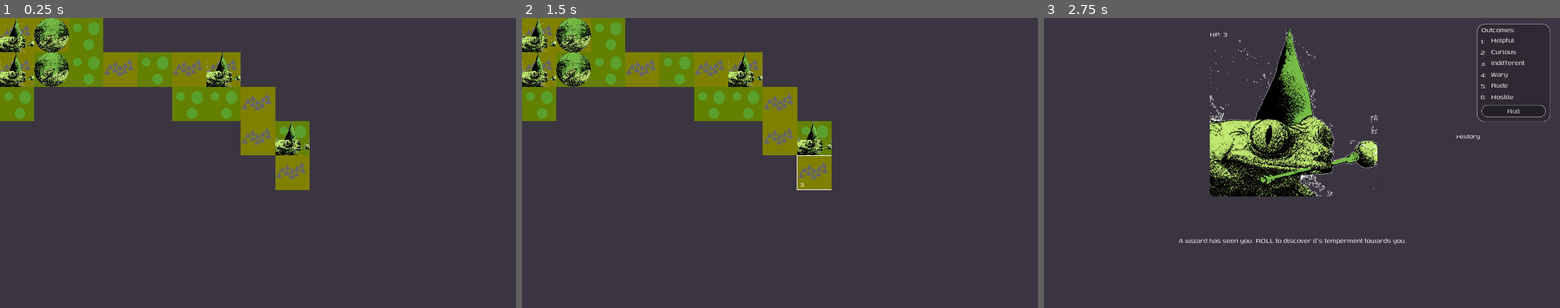
Above: before the commit, frames 1-3 (left to right).
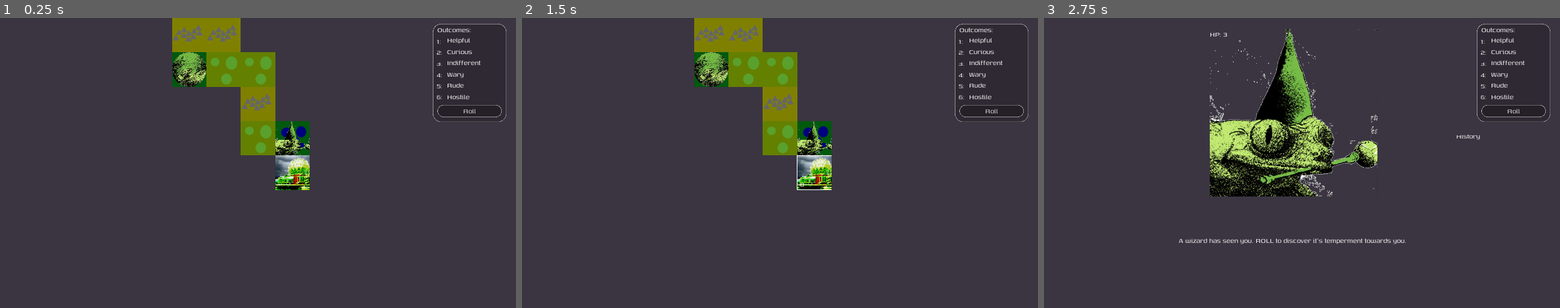
Above: after the commit, the same moments.

Repository: RoxT/WizardFrog
Game: Godot game, scene res://Map.tscn
The game is run twice, just before and just after one commit, with the same random seed, the same clock (stepped at 60 frames per second) and the same inputs. The engine's default icon, where the game draws it, is replaced by a stand-in: a white triangle on a blue panel in a dark square.
Inputs:
- Up to frame 1 (0.25 s): no input
- Up to frame 2 (1.5 s): click "4" at 0.5 s; click "3" (after the commit: "0") at 1.25 s
- Up to frame 3 (2.75 s): click "4" at 2 s

The runs differ from the first frame. In frame 1, 16% of the frame differs, in the area x 0-99%, y 0-60%; in frame 2, 16%; in frame 3, nothing differs.

Commit message:
science world

Diff:
--- a/Proc Gen Planet Explorer/Battle/ChoiceButton.tscn
+++ b/Proc Gen Planet Explorer/Battle/ChoiceButton.tscn
@@ -1,11 +1,10 @@
-[gd_scene load_steps=3 format=2]
+[gd_scene load_steps=2 format=2]
 
-[ext_resource path="res://resources/choice_stylebox.tres" type="StyleBox" id=1]
 [ext_resource path="res://default_theme.tres" type="Theme" id=2]
 
 [node name="Choice" type="Button"]
 margin_right = 272.0
 margin_bottom = 45.0
 theme = ExtResource( 2 )
-custom_styles/normal = ExtResource( 1 )
+theme_type_variation = "ChoiceBtn"
 text = "Leave"
--- a/Proc Gen Planet Explorer/DictTest/DictTestScn.gd
+++ b/Proc Gen Planet Explorer/DictTest/DictTestScn.gd
@@ -6,11 +6,26 @@
 func _ready():
 	parse_scenes()
 	parse_map_tiles()
+	parse_cities()
 #	load_scene("res://DictTest/Friend.json")
 #	$Label.text = str(_scene_data)
 #	_store_scene_data(_scene_data, "res://DictTest/result.scene")
 #	load_scene("res://DictTest/result.scene")
 #	$Label2.text = str(_scene_data)
+
+func parse_cities():
+	var file := File.new()
+	var err = file.open("res://DictTest/OneOffs/settlement_tiles.json", File.READ)
+	if err != OK: push_error("Error opening file " + str(err))
+	var scenes:Array = str2var(file.get_as_text())
+	for s in scenes:
+		var new = Tile.new()
+		new.parse(s, "SettlementTiles")
+		var tex := TextureRect.new()
+		tex.texture = new.load_texture()
+		$HFlowContainer.add_child(tex)
+		print(str(new))
+	file.close()
 
 func parse_scenes():
 	var file := File.new()
@@ -33,7 +48,7 @@
 	var scenes:Array = str2var(file.get_as_text())
 	for s in scenes:
 		var new = Tile.new()
-		new.parse(s)
+		new.parse(s, "Tiles")
 		var tex := TextureRect.new()
 		tex.texture = new.load_texture()
 		$HFlowContainer.add_child(tex)
--- /dev/null
+++ b/Proc Gen Planet Explorer/DictTest/OneOffs/settlement_tiles.json
@@ -0,0 +1,8 @@
+[
+    {
+        "title": "Observatory",
+        "texture": "science_world.jpg",
+        "rations": 0,
+        "settlement": true
+    }
+]
--- a/Proc Gen Planet Explorer/DictTest/tiles.json
+++ b/Proc Gen Planet Explorer/DictTest/tiles.json
@@ -4,6 +4,9 @@
     },
     {
         "title":"Grasslands", "texture": "grasslands.svg", "rations": 1
+    },
+    {
+        "title":"Marshes", "texture": "marshes.svg", "rations": 2, "has_water": true
     }
 
 ]
--- a/Proc Gen Planet Explorer/Map.gd
+++ b/Proc Gen Planet Explorer/Map.gd
@@ -11,23 +11,23 @@
 var possible_tiles := {}
 var cursor:Vector2
 var rand := RandomNumberGenerator.new()
-
+var tile_map := {}
 
 # Called when the node enters the scene tree for the first time.
 func _ready():
 	rand.randomize()
 	foes = PE.get_all_foes()
-
+	cursor = center
+	place_tile(PE.get_random_settlement() as Tile)
 	possible_tiles = PE.get_all_tiles()
-	cursor = center
 	for _i in range(20):
-		place_rand_tile()
+		place_tile()
 		cursor += [UP, DOWN, LEFT, RIGHT][rand.randi()%4]
-		place_rand_tile()
+		place_tile()
 		cursor += [UP, DOWN, LEFT, RIGHT][rand.randi()%4]
-		place_rand_tile()
+		place_tile()
 		cursor += [UP, DOWN, LEFT, RIGHT][rand.randi()%4]
-		place_rand_tile()
+		place_tile()
 
 func place_foe():
 	var foe_i := rand.randi()%foes.size()
@@ -39,14 +39,21 @@
 	btn.rect_position = cursor.snapped(PE.TILE_SIZE)
 	foe_layer.add_child(btn)
 
-func place_rand_tile():
+func place_tile(to_place:Tile=random_tile()):
+	if cursor.snapped(PE.TILE_SIZE) in tile_map:
+		print("already at " + str(cursor.snapped(PE.TILE_SIZE)))
+		return
 	var tile = preload("res://Map/MapTile.tscn").instance()
-	tile.tile = possible_tiles[possible_tiles.keys()[randi()%possible_tiles.keys().size()]]
-	tile.place(cursor.x, cursor.y)
+	tile.tile = to_place
+	tile_map[tile.place(cursor.x, cursor.y)] = tile
 	tiles_layer.add_child(tile)
+
 	print("placed " + str(tile.rect_position))
 	if rand.randi_range(0, 6) > 4:
 		place_foe()
+
+func random_tile()->Tile:
+	return possible_tiles[possible_tiles.keys()[randi()%possible_tiles.keys().size()]]
 
 func _on_foe_pressed(index:int):
 	print(foes[index].title)
--- a/Proc Gen Planet Explorer/Map.tscn
+++ b/Proc Gen Planet Explorer/Map.tscn
@@ -1,6 +1,7 @@
-[gd_scene load_steps=2 format=2]
+[gd_scene load_steps=3 format=2]
 
 [ext_resource path="res://Map.gd" type="Script" id=1]
+[ext_resource path="res://Common/RollBox.tscn" type="PackedScene" id=2]
 
 [node name="Map" type="Control"]
 anchor_right = 1.0
@@ -10,3 +11,11 @@
 [node name="TilesLayer" type="CanvasLayer" parent="."]
 
 [node name="FoesLayer" type="CanvasLayer" parent="."]
+
+[node name="RollLayer" type="CanvasLayer" parent="."]
+
+[node name="RollBox" parent="RollLayer" instance=ExtResource( 2 )]
+margin_left = 1611.0
+margin_top = 22.0
+margin_right = 1884.0
+margin_bottom = 387.0
--- a/Proc Gen Planet Explorer/Map/MapTile.gd
+++ b/Proc Gen Planet Explorer/Map/MapTile.gd
@@ -12,9 +12,12 @@
 	hide_title()
 	_unclick(null)
 
+func snapped(cursor:Vector2)->Vector2:
+	return cursor.snapped(PE.TILE_SIZE)
 
-func place(x:float, y:float):
+func place(x:float, y:float)->Vector2:
 	rect_position = Vector2(x, y).snapped(PE.TILE_SIZE)
+	return rect_position
 
 func show_title():
 	$Label.text = str(tile.rations)
--- /dev/null
+++ b/Proc Gen Planet Explorer/Map/SettlementTiles/Observatory.tres
@@ -0,0 +1,11 @@
+[gd_resource type="Resource" load_steps=2 format=2]
+
+[ext_resource path="res://Map/TileResource.gd" type="Script" id=1]
+
+[resource]
+script = ExtResource( 1 )
+title = "Observatory"
+texture = "science_world.jpg"
+rations = 0
+has_water = false
+settlement = true
--- a/Proc Gen Planet Explorer/Map/TileResource.gd
+++ b/Proc Gen Planet Explorer/Map/TileResource.gd
@@ -3,23 +3,28 @@
 export var title := "Mountain"
 export var texture := "mountains.svg"
 export var rations := 3
+export var has_water := false
+export var settlement := false
+const PATH := "res://Map/%s/%s.tres"
 
 # Make sure that every parameter has a default value.
 # Otherwise, there will be problems with creating and editing
 # your resource via the inspector.
-func _init(new_title:="Mountains", new_texture:="mountains.svg", new_rations:=3):
+func _init(new_title:="Mountains", new_texture:="mountains.svg", new_rations:=3, new_has_water=false, new_settlement=false):
 	title = new_title
 	texture = new_texture
 	rations = new_rations
+	has_water = new_has_water
+	settlement = new_settlement
 
 func load_texture()->Texture:
 	return load("res://Map/" + texture) as Texture
 
-func parse(d:Dictionary):
+func parse(d:Dictionary, subfolder:String):
 	for key in d.keys():
 		assert(get(key) != null)
 		assert(typeof(d[key]) == typeof(get(key)))
 		assert(load_texture() != null)
 		set(key, d[key])
-	var err = ResourceSaver.save("res://Map/Tiles/" + title + ".tres", self)
+	var err = ResourceSaver.save(PATH % [subfolder, title], self)
 	if err != OK:push_warning("Save failed " + str(err))
--- a/Proc Gen Planet Explorer/Map/Tiles/Grasslands.tres
+++ b/Proc Gen Planet Explorer/Map/Tiles/Grasslands.tres
@@ -7,3 +7,5 @@
 title = "Grasslands"
 texture = "grasslands.svg"
 rations = 1
+has_water = false
+settlement = false
--- /dev/null
+++ b/Proc Gen Planet Explorer/Map/Tiles/Marshes.tres
@@ -0,0 +1,11 @@
+[gd_resource type="Resource" load_steps=2 format=2]
+
+[ext_resource path="res://Map/TileResource.gd" type="Script" id=1]
+
+[resource]
+script = ExtResource( 1 )
+title = "Marshes"
+texture = "marshes.svg"
+rations = 2
+has_water = true
+settlement = false
--- /dev/null
+++ b/Proc Gen Planet Explorer/Map/marshes.svg
@@ -0,0 +1,80 @@
+<?xml version="1.0" encoding="UTF-8" standalone="no"?>
+<!-- Created with Inkscape (http://www.inkscape.org/) -->
+
+<svg
+   width="128"
+   height="128"
+   viewBox="0 0 128 128"
+   version="1.1"
+   id="svg1"
+   xmlns:inkscape="http://www.inkscape.org/namespaces/inkscape"
+   xmlns:sodipodi="http://sodipodi.sourceforge.net/DTD/sodipodi-0.dtd"
+   xmlns="http://www.w3.org/2000/svg"
+   xmlns:svg="http://www.w3.org/2000/svg">
+  <sodipodi:namedview
+     id="namedview1"
+     pagecolor="#ffffff"
+     bordercolor="#111111"
+     borderopacity="1"
+     inkscape:showpageshadow="0"
+     inkscape:pageopacity="0"
+     inkscape:pagecheckerboard="1"
+     inkscape:deskcolor="#d1d1d1"
+     inkscape:document-units="px" />
+  <defs
+     id="defs1" />
+  <g
+     inkscape:label="Layer 1"
+     inkscape:groupmode="layer"
+     id="layer1">
+    <rect
+       style="fill:#00590f;fill-opacity:1;stroke-width:1.50567;stroke-linecap:round;stroke-linejoin:round;stroke-miterlimit:24.2"
+       id="rect1"
+       width="128"
+       height="128"
+       x="0"
+       y="0" />
+    <ellipse
+       style="fill:#000080;fill-opacity:1;stroke-width:1.4211;stroke-linecap:round;stroke-linejoin:round;stroke-miterlimit:24.2"
+       id="path1"
+       cx="43.2864"
+       cy="42.426407"
+       rx="21.499868"
+       ry="18.346554" />
+    <ellipse
+       style="fill:#000080;fill-opacity:1;stroke-width:1.4211;stroke-linecap:round;stroke-linejoin:round;stroke-miterlimit:24.2"
+       id="path2"
+       cx="54.179668"
+       cy="95.172752"
+       rx="14.61991"
+       ry="16.053234" />
+    <ellipse
+       style="fill:#000080;fill-opacity:1;stroke-width:1.4211;stroke-linecap:round;stroke-linejoin:round;stroke-miterlimit:24.2"
+       id="path3"
+       cx="96.606071"
+       cy="39.846424"
+       rx="18.633219"
+       ry="20.926538" />
+    <ellipse
+       style="fill:#000080;fill-opacity:1;stroke-width:1.4211;stroke-linecap:round;stroke-linejoin:round;stroke-miterlimit:24.2"
+       id="path4"
+       cx="97.752731"
+       cy="89.72612"
+       rx="10.606602"
+       ry="8.8866119" />
+    <ellipse
+       style="fill:#000080;fill-opacity:1;stroke-width:1.4211;stroke-linecap:round;stroke-linejoin:round;stroke-miterlimit:24.2"
+       id="path5"
+       cx="24.653183"
+       cy="81.699501"
+       rx="12.613256"
+       ry="12.899921" />
+    <ellipse
+       style="fill:#000080;fill-opacity:1;stroke-width:1.4211;stroke-linecap:round;stroke-linejoin:round;stroke-miterlimit:24.2"
+       id="path6"
+       cx="73.386215"
+       cy="70.232903"
+       rx="16.053234"
+       ry="12.899921" />
+  </g>
+</svg>
--- a/Proc Gen Planet Explorer/ProcGenPlantExplorer.gd
+++ b/Proc Gen Planet Explorer/ProcGenPlantExplorer.gd
@@ -17,6 +17,28 @@
 
 func load_foe(title:String)->Scene:
 	return load("res://DictTest/Scenes/%s.tres" % title) as Scene
+
+func get_random_settlement()->Tile:
+	var DIRECTORY_PATH := "res://Map/SettlementTiles/"
+	var directory := Directory.new()
+	if directory.open(DIRECTORY_PATH) != OK:
+		return null
+
+	var resources := []
+
+	var err = directory.list_dir_begin()
+	if err != OK: push_error("Directory error " + str(err))
+	var filename = directory.get_next()
+	while filename != "":
+		if filename.ends_with(".tres"):
+			var resource: Resource = load(DIRECTORY_PATH.plus_file(filename))
+			if not (resource is Tile):
+				continue
+			resources.append(resource)
+		filename = directory.get_next()
+	directory.list_dir_end()
+	return resources[randi() % resources.size()]
+
 
 func get_all_tiles()->Dictionary:
 	# from https://gdquest.mavenseed.com/lessons/the-resource-database
--- a/Proc Gen Planet Explorer/default_theme.tres
+++ b/Proc Gen Planet Explorer/default_theme.tres
@@ -1,15 +1,21 @@
-[gd_resource type="Theme" load_steps=5 format=2]
+[gd_resource type="Theme" load_steps=7 format=2]
 
 [ext_resource path="res://resources/genos_default.tres" type="DynamicFont" id=1]
 [ext_resource path="res://resources/genos_titles.tres" type="DynamicFont" id=2]
 [ext_resource path="res://resources/panel_stylebox.tres" type="StyleBox" id=3]
 [ext_resource path="res://resources/hover_stylebox.tres" type="StyleBox" id=4]
+[ext_resource path="res://resources/choice_hover_stylebox.tres" type="StyleBox" id=5]
+[ext_resource path="res://resources/choice_stylebox.tres" type="StyleBox" id=6]
 
 [resource]
 default_font = ExtResource( 1 )
 Button/styles/hover = ExtResource( 4 )
 Button/styles/normal = ExtResource( 3 )
 Button/styles/pressed = ExtResource( 4 )
+ChoiceBtn/base_type = "Button"
+ChoiceBtn/styles/hover = ExtResource( 5 )
+ChoiceBtn/styles/normal = ExtResource( 6 )
+ChoiceBtn/styles/pressed = ExtResource( 5 )
 Label/fonts/font = ExtResource( 1 )
 Panel/styles/panel = ExtResource( 3 )
 TitleLabel/base_type = "Label"
--- /dev/null
+++ b/Proc Gen Planet Explorer/resources/choice_hover_stylebox.tres
@@ -0,0 +1,13 @@
+[gd_resource type="StyleBoxFlat" format=2]
+
+[resource]
+bg_color = Color( 0, 0, 0, 0.65098 )
+border_width_left = 3
+border_width_top = 3
+border_width_right = 3
+border_width_bottom = 3
+border_blend = true
+corner_radius_top_left = 5
+corner_radius_top_right = 5
+corner_radius_bottom_right = 5
+corner_radius_bottom_left = 5
Not shown, added: Proc Gen Planet Explorer/Map/marshes.svg.import
Binary file added: Proc Gen Planet Explorer/Map/science_world.jpg
Not shown, added: Proc Gen Planet Explorer/Map/science_world.jpg.import
Binary file added: Proc Gen Planet Explorer/resources/science_world.jpg
Not shown, added: Proc Gen Planet Explorer/resources/science_world.jpg.import
